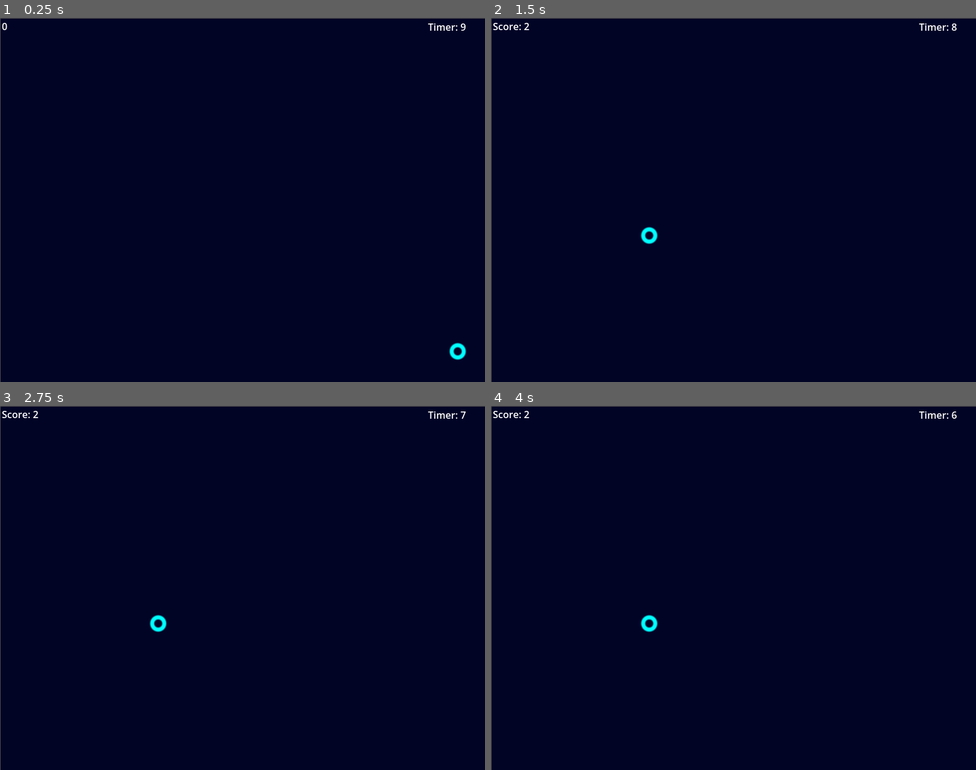
Above: before the commit, frames 1-4 (two rows, left to right).
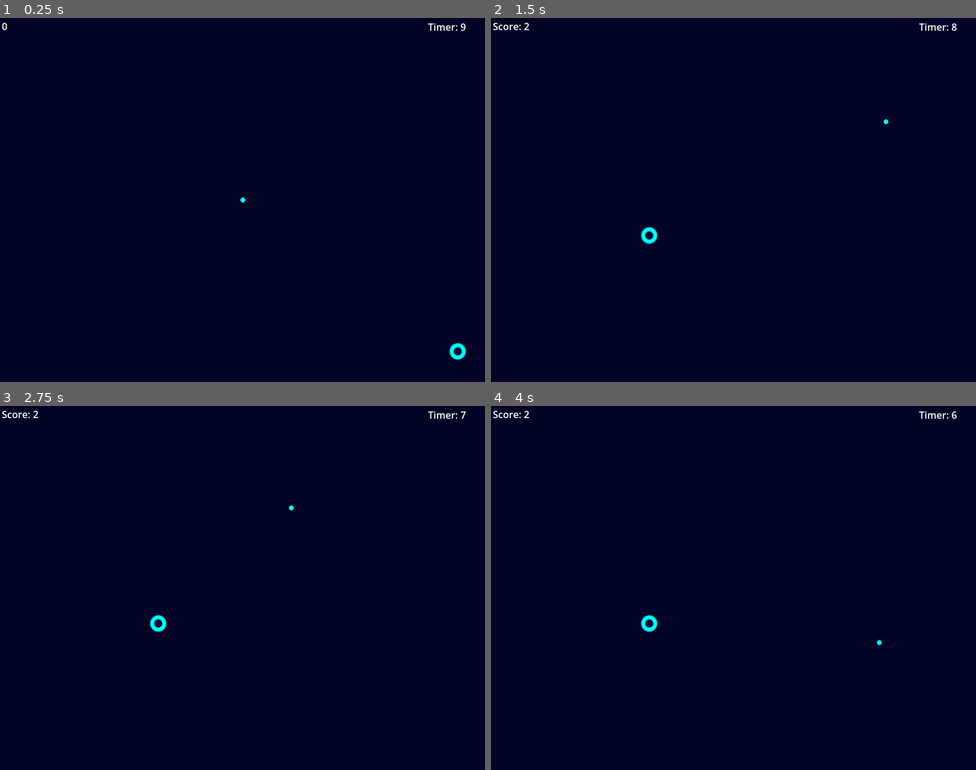
Above: after the commit, the same moments.

Repository: beki-github/speed-click
Game: Godot game, scene res://scenes/game.tscn
Two runs of this game, one before a commit and one after it. Both use one fixed random seed, a clock stepped at 60 frames per second and the inputs below.
Inputs (mouse positions are in pixels of both pictures, inside the frame that each line leads up to):
- Up to frame 1 (0.25 s): no input
- Up to frame 2 (1.5 s): tap Enter at 0.5 s; move the mouse to (946, 349) at 0.52 s; tap Space at 1.25 s; move the mouse to (883, 119) at 1.27 s
- Up to frame 3 (2.75 s): tap Enter at 2 s; move the mouse to (291, 507) at 2.02 s
- Up to frame 4 (4 s): tap Space at 2.75 s; move the mouse to (709, 660) at 2.77 s; tap Enter at 3.5 s; move the mouse to (879, 642) at 3.52 s

The runs differ from the first frame. In frame 1, 0.3% of the frame differs, in the area x 0-100%, y 0-100%; in frame 2, 0.3%; in frame 3, 0.3%; in frame 4, 0.3%.

Commit message:
implemented a tail animation on user gestures

Diff:
--- a/scenes/game.tscn
+++ b/scenes/game.tscn
@@ -12,10 +12,10 @@
 
 [node name="ColorRect" type="ColorRect" parent="." unique_id=659132720]
 material = SubResource("ShaderMaterial_lnu2h")
-offset_left = -405.0
-offset_top = -295.0
-offset_right = 395.0
-offset_bottom = 307.0
+offset_left = -419.0
+offset_top = -308.0
+offset_right = 406.0
+offset_bottom = 313.0
 
 [node name="Camera2D" type="Camera2D" parent="." unique_id=1537942329]
 position = Vector2(-6, 4)
--- a/scenes/tail.tscn
+++ b/scenes/tail.tscn
@@ -3,7 +3,7 @@
 [ext_resource type="Shader" uid="uid://c7ypy4mg6waca" path="res://shaders/tail.gdshader" id="1_wne8n"]
 
 [sub_resource type="CircleShape2D" id="CircleShape2D_o8wpl"]
-radius = 7.615773
+radius = 3.6055512
 
 [sub_resource type="ShaderMaterial" id="ShaderMaterial_dsmqp"]
 shader = ExtResource("1_wne8n")
--- a/scripts/game.gd
+++ b/scripts/game.gd
@@ -2,13 +2,15 @@
 
 var circle_node = preload("res://scenes/circle.tscn")
 var game_over = preload("res://scenes/GameOver.tscn")
+var tail_node=preload("res://scenes/tail.tscn")
 var rng=RandomNumberGenerator.new()
 var score = 0
 var startTime = 20
 var game_running:=true
 
-
+var tail
 func start_Game() -> void:
+	Input.set_mouse_mode(Input.MOUSE_MODE_HIDDEN)
 	game_running = true
 	score = 0
 	$Timer.start()
@@ -17,10 +19,16 @@
 		if child is Area2D:
 			child.queue_free()
 	spawn_circle()
+	tail=tail_node.instantiate()
+	add_child(tail)
+
+
+
 
 
 func _ready() -> void:
 	start_Game()
+
 
 
 
@@ -51,8 +59,13 @@
 
 func _process(_delta: float) -> void:
 	get_node("/root/Game/Camera2D/Timer").text = "Timer: "+str(int($Timer.time_left))
+	var mouse_pos=get_global_mouse_position()
+	if tail:
+		tail.global_position=tail.global_position.lerp(mouse_pos,0.6)
+
 
 
 func _on_timer_timeout() -> void:
+	Input.set_mouse_mode(Input.MOUSE_MODE_VISIBLE)
 	game_running = false
 	Game_over_box()
--- a/shaders/tail.gdshader
+++ b/shaders/tail.gdshader
@@ -4,7 +4,7 @@
 
     vec2 centered_uv = UV * 2.0 - 1.0;
     float d = length(centered_uv);
-    float ring_distance = d - 0.2;
+    float ring_distance = d - 0.1;
     float mask = smoothstep(0.05, 0.15, ring_distance);
     vec3 bg_color = vec3(0.008, 0.016, 0.15);
 
